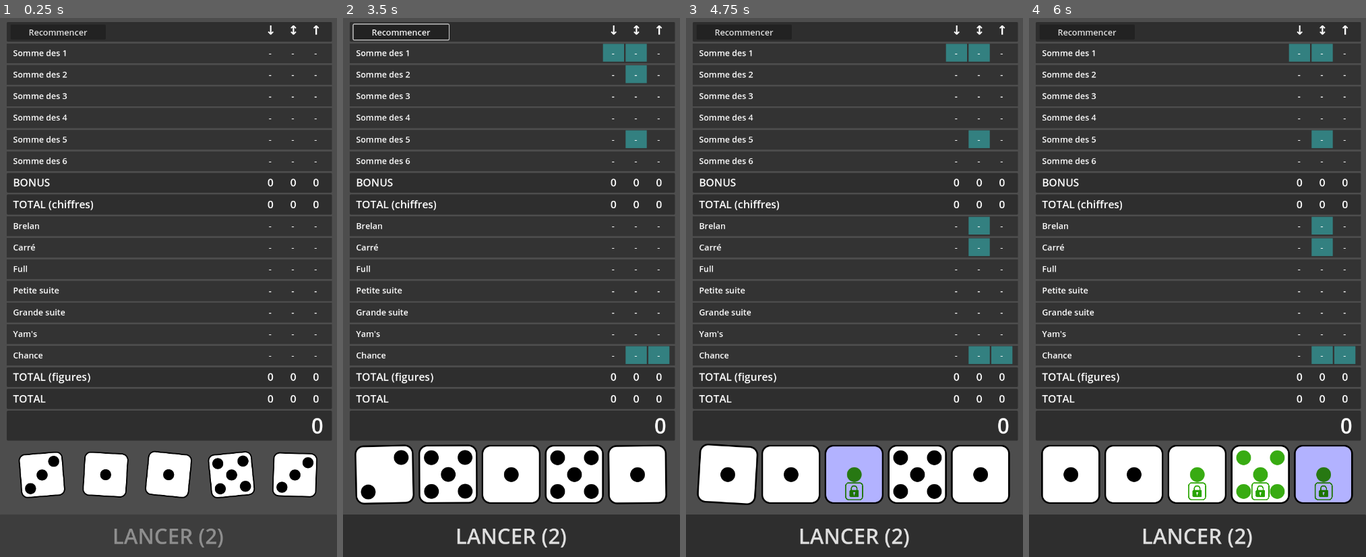
Above: before the commit, frames 1-4 (left to right).
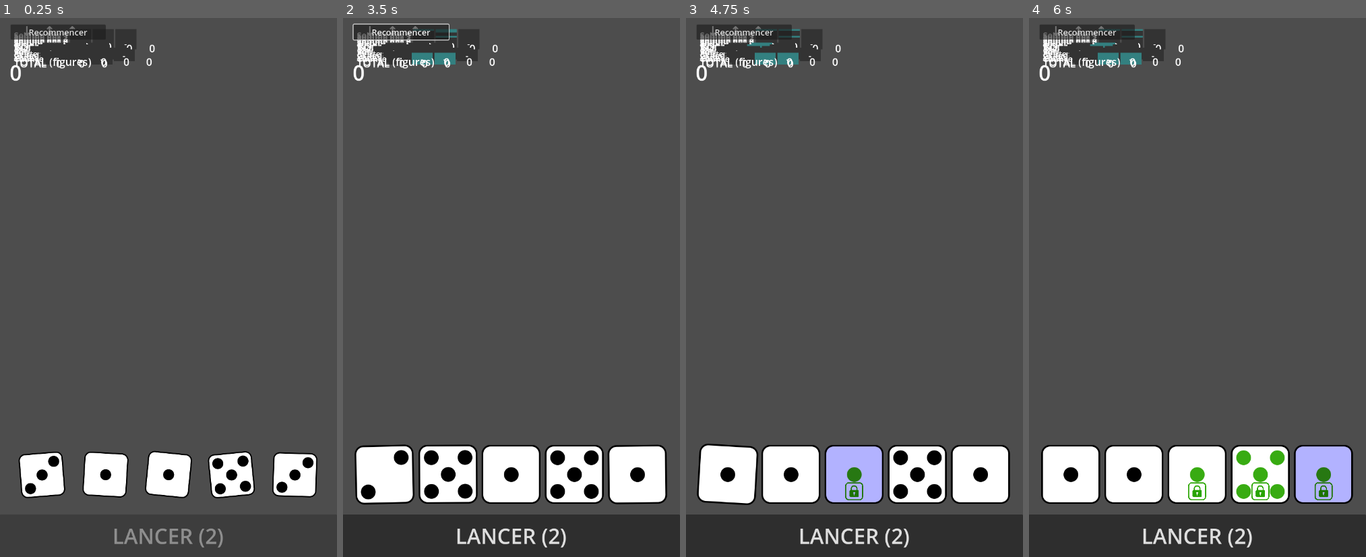
Above: after the commit, the same moments.

Repository: MicCode/yamsatro
Game: Godot game, scene res://main/main.tscn
Two runs of this game, one before a commit and one after it. Both use one fixed random seed, a clock stepped at 60 frames per second and the inputs below.
Inputs (mouse positions are in pixels of both pictures, inside the frame that each line leads up to):
- Up to frame 1 (0.25 s): no input
- Up to frame 2 (3.5 s): click "Recommencer" at 0.5 s; click "Recommencer" at 1.25 s; click "Recommencer" at 2 s; click (356, 443) at 2.75 s
- Up to frame 3 (4.75 s): click (760, 443) at 3.5 s; click (824, 443) at 4.25 s
- Up to frame 4 (6 s): click (1231, 443) at 5 s; click (1295, 443) at 5.75 s

The runs differ from the first frame. In frame 1, 66% of the frame differs, in the area x 2-99%, y 0-79%; in frame 2, 66%; in frame 3, 66%; in frame 4, 66%.

Commit message:
Make ScoresUI responsive

Diff:
--- a/ui/scores/ScoreCell.tscn
+++ b/ui/scores/ScoreCell.tscn
@@ -5,8 +5,12 @@
 
 [node name="Panel" type="Panel"]
 custom_minimum_size = Vector2(50, 0)
-offset_right = 50.0
-offset_bottom = 20.0
+anchor_right = 1.0
+anchor_bottom = 1.0
+offset_left = 0.0
+offset_top = 0.0
+offset_right = 0.0
+offset_bottom = 0.0
 mouse_default_cursor_shape = 2
 script = ExtResource("1_0t4cr")
 
--- a/ui/scores/ScoreLine.tscn
+++ b/ui/scores/ScoreLine.tscn
@@ -5,10 +5,12 @@
 
 [node name="Panel" type="Panel"]
 anchors_preset = -1
-anchor_right = 0.523
-anchor_bottom = 0.034
-offset_right = 0.559998
-offset_bottom = -0.200001
+anchor_right = 1.0
+anchor_bottom = 1.0
+offset_left = 0.0
+offset_top = 0.0
+offset_right = 0.0
+offset_bottom = 0.0
 size_flags_horizontal = 3
 size_flags_vertical = 3
 script = ExtResource("1_qat7w")
@@ -17,11 +19,11 @@
 layout_mode = 1
 anchors_preset = -1
 anchor_right = 1.0
-anchor_bottom = 0.963
+anchor_bottom = 1.0
 offset_left = 15.0
-offset_top = 1.0
+offset_top = 0.0
 offset_right = -13.0
-offset_bottom = -2.001
+offset_bottom = 0.0
 
 [node name="Label" type="Label" parent="ScoreLine"]
 unique_name_in_owner = true
--- a/ui/scores/ScoresUI.tscn
+++ b/ui/scores/ScoresUI.tscn
@@ -22,19 +22,23 @@
 
 [node name="Panel" type="Panel" parent="."]
 layout_mode = 0
-offset_left = 35.0
-offset_top = 4.0
-offset_right = 1241.0
-offset_bottom = 528.0
+anchor_right = 1.0
+anchor_bottom = 1.0
+offset_left = 20.0
+offset_top = 20.0
+offset_right = -20.0
+offset_bottom = -20.0
 theme_override_styles/panel = SubResource("StyleBoxFlat_13si5")
 
 [node name="Container" type="VBoxContainer" parent="Panel"]
 unique_name_in_owner = true
 layout_mode = 0
-offset_left = -17.0
-offset_top = 3.0
-offset_right = 755.0
-offset_bottom = 996.0
+anchor_right = 1.0
+anchor_bottom = 1.0
+offset_left = 0.0
+offset_top = 0.0
+offset_right = 0.0
+offset_bottom = 0.0
 
 [node name="Headers" type="Panel" parent="Panel/Container"]
 layout_mode = 2
--- a/ui/scores/SumLine.tscn
+++ b/ui/scores/SumLine.tscn
@@ -4,10 +4,12 @@
 
 [node name="SumLine" type="Panel"]
 anchors_preset = -1
-anchor_right = 0.523
-anchor_bottom = 0.034
-offset_right = 0.559998
-offset_bottom = -0.200001
+anchor_right = 1.0
+anchor_bottom = 1.0
+offset_left = 0.0
+offset_top = 0.0
+offset_right = 0.0
+offset_bottom = 0.0
 size_flags_horizontal = 3
 size_flags_vertical = 3
 script = ExtResource("1_4xoke")
